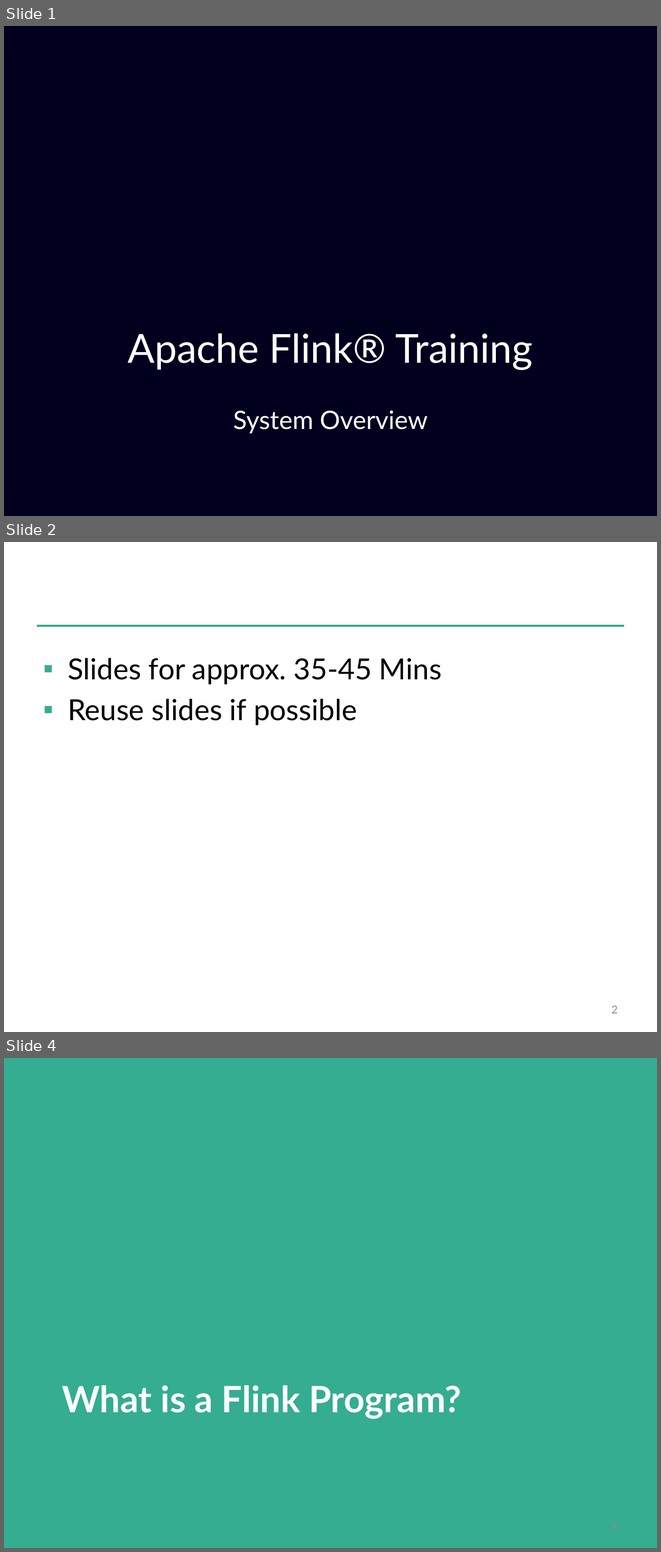
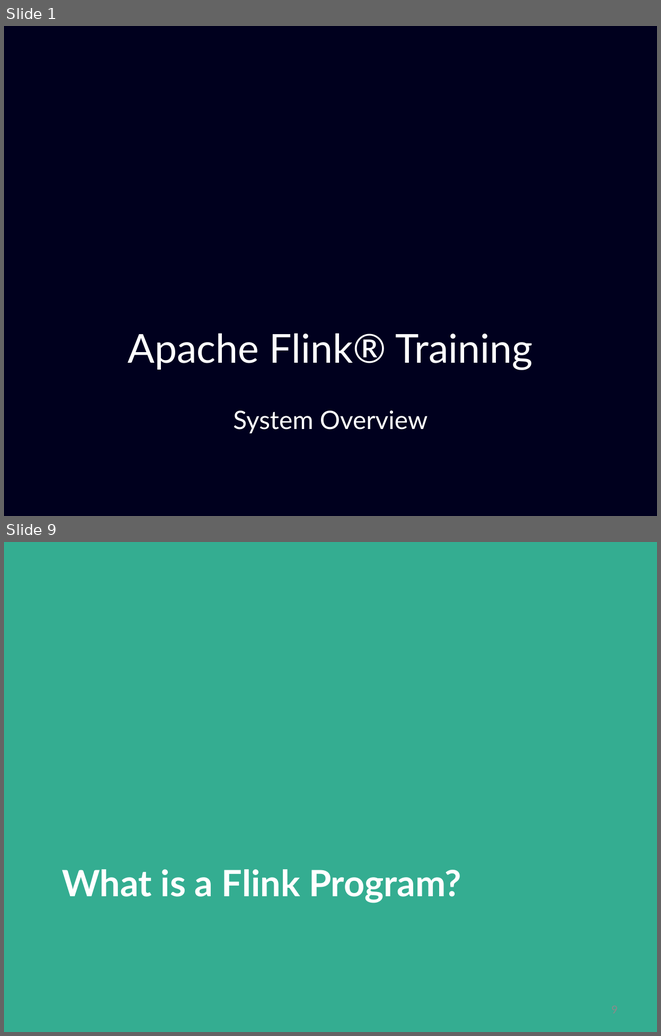
Before and after one commit to dataArtisans/flink-training-web, a slide deck: slides/flink_overview.pptx. Shown one above the other, each under a label of ours: slides 1, 2 and 4 before the commit, slides 1 and 9 after it; the slides between them are not shown. The pictures are 661x1552 and 661x1036 pixels, drawn with LibreOffice and Linux fonts; fonts in the diff are those of the drawing; background and template pictures are left out. Boxes give left, top, right and bottom in pixels: in the first picture for what was removed or moved away, otherwise in the second. Text is boxed around its words. In the diff, an @@ line names an element or a change of style, - is before the commit and + after.

```diff
--- a/slides/flink_overview.pptx
+++ b/slides/flink_overview.pptx
@@ slide 2 removed at bbox=[4, 542, 657, 1032], background #FFFFFF @@
@@ line removed from (37, 626) to (624, 626) @@
@@ text removed at bbox=[68, 658, 442, 725] @@
-▪ Slides for approx. 35-45 Mins
-▪ Reuse slides if possible
@@ page number removed at bbox=[611, 1005, 618, 1013] @@
-2
@@ what was slide 4 is now slide 9 @@
```
Also in this commit, not shown: 3 slides changed, 30 slides added.
